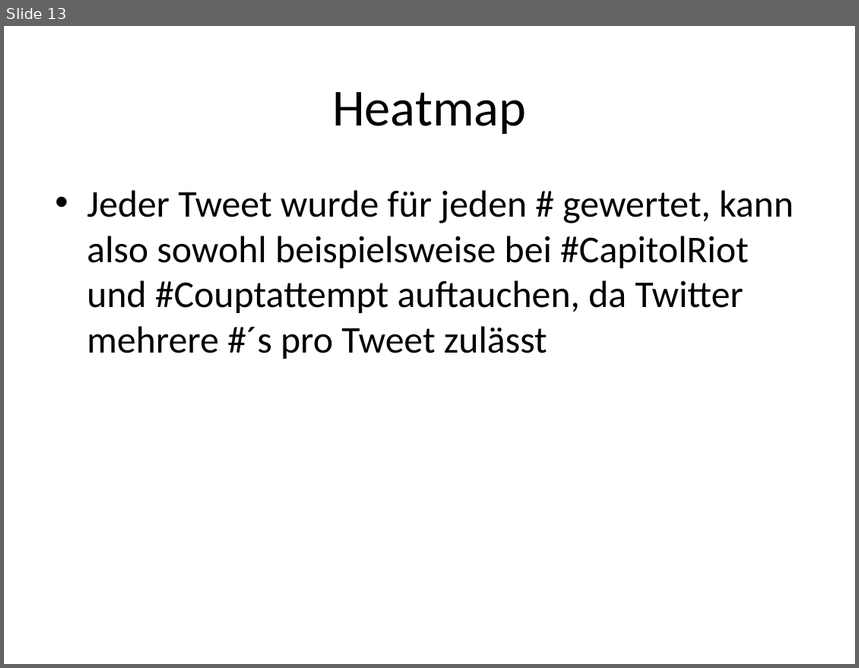
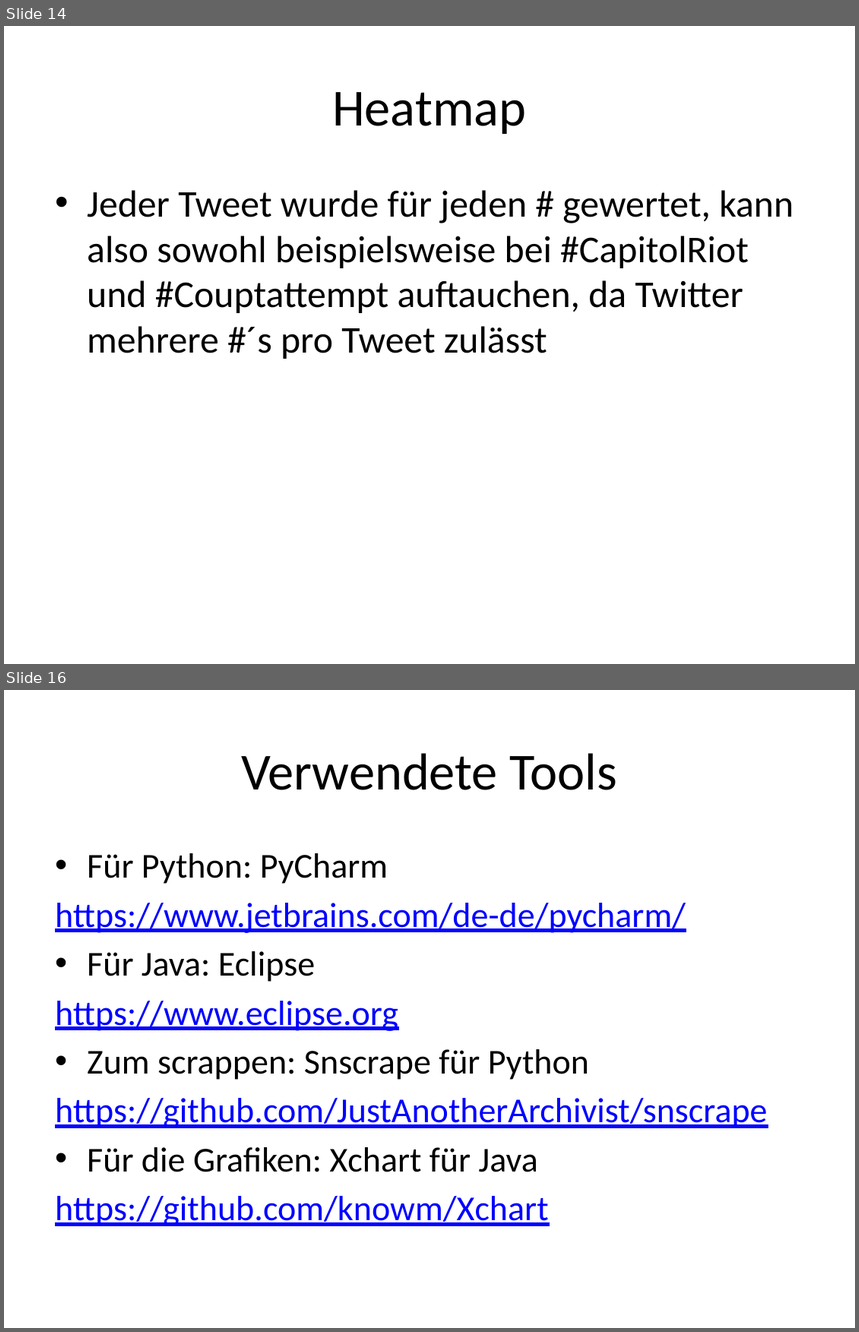
Before and after one commit to kekpja/HSAnalyse, a slide deck: Sentimentanalyse mit Vader.pptx. Shown one above the other, each under a label of ours: slide 13 before the commit, slides 14 and 16 after it; the slides between them are not shown. The pictures are 859x668 and 859x1332 pixels, drawn with LibreOffice and Linux fonts; fonts in the diff are those of the drawing. Boxes give left, top, right and bottom in pixels: in the first picture for what was removed or moved away, otherwise in the second. Text is boxed around its words. In the diff, an @@ line names an element or a change of style, - is before the commit and + after.

```diff
--- a/Sentimentanalyse mit Vader.pptx
+++ b/Sentimentanalyse mit Vader.pptx
@@ slide 16 added at box(4, 690, 855, 1328), background #FFFFFF @@
@@ title added at box(241, 753, 617, 790), 44 pt, text #000000 @@
+Verwendete Tools
@@ text added at box(55, 853, 767, 1227), 29.6 pt, text #0000FF, underline @@
+• Für Python: PyCharm
+https://www.jetbrains.com/de-de/pycharm/
+• Für Java: Eclipse
+https://www.eclipse.org
+• Zum scrappen: Snscrape für Python
+https://github.com/JustAnotherArchivist/snscrape
+• Für die Grafiken: Xchart für Java
+https://github.com/knowm/Xchart
@@ what was slide 13 is now slide 14 @@
```
Also in this commit, not shown: 3 slides changed, 1 other slide added.
